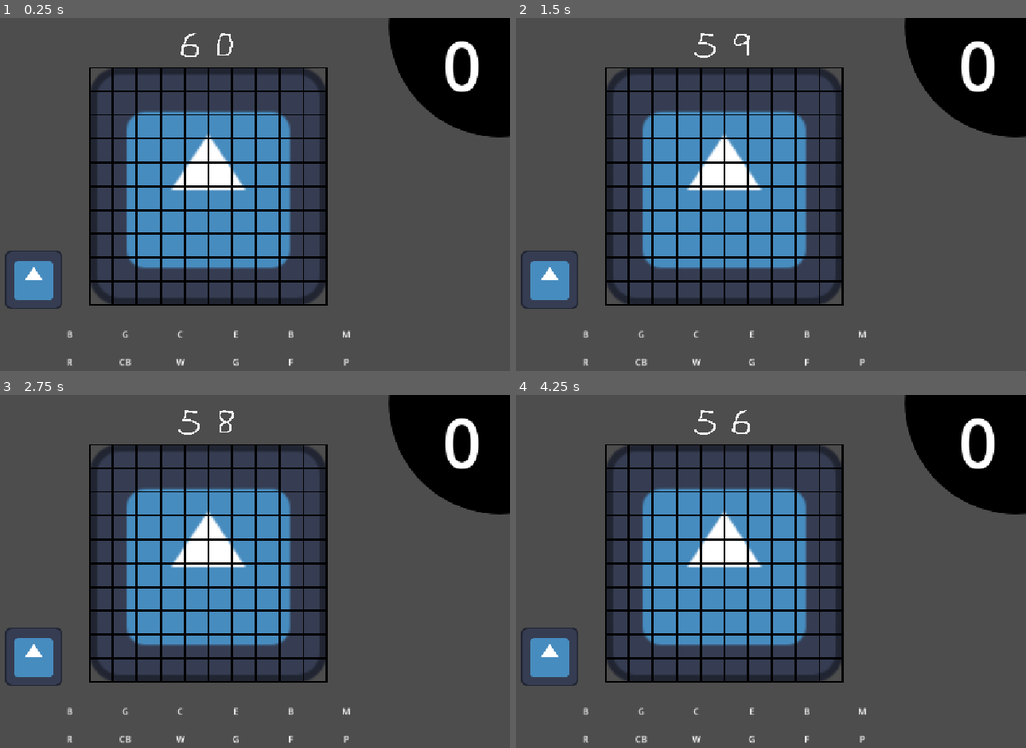
Above: before the commit, frames 1-4 (two rows, left to right).
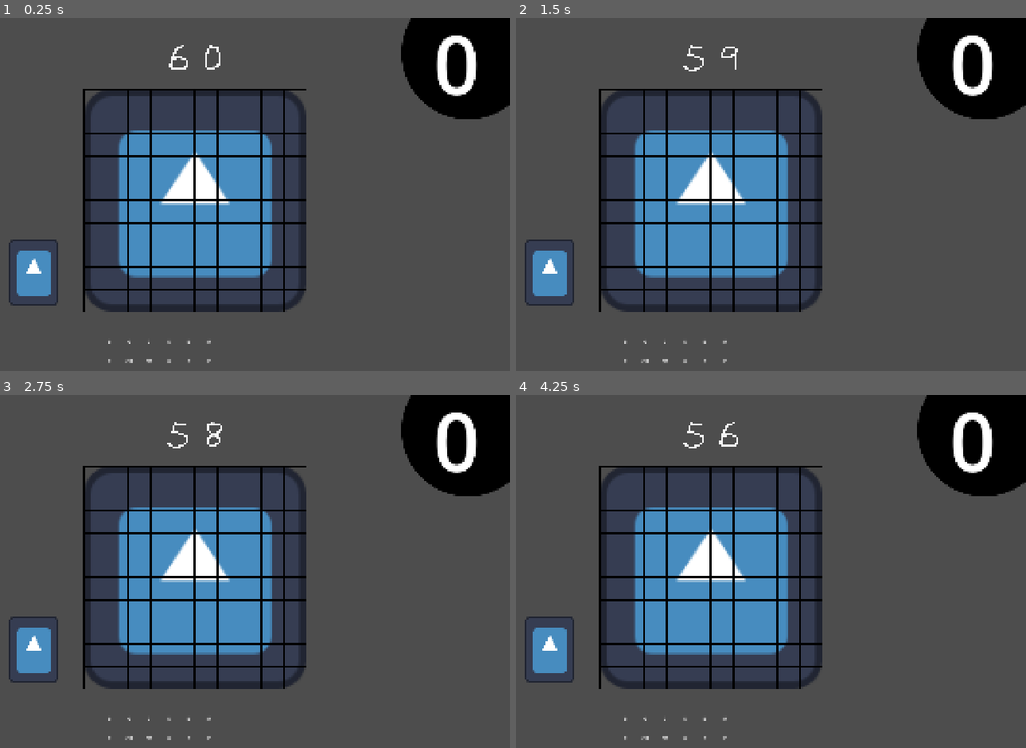
Above: after the commit, the same moments.

Repository: milkeotothemoon/GMTK-26---Boys-at-the-Back
Game: Godot game, scene res://scenes/levels/Level0.tscn
Same seed, same stepped clock (60 frames per second), same inputs: the game is played once before the commit and once after it. This scene is started directly instead of the project's main scene. The engine's default icon, where the game draws it, is replaced by a stand-in: a white triangle on a blue panel in a dark square.
Inputs (mouse positions are in pixels of both pictures, inside the frame that each line leads up to):
- Up to frame 1 (0.25 s): no input
- Up to frame 2 (1.5 s): tap Enter at 0.5 s; drag from (587, 332) to (750, 332) at 0.52 s; drag from (643, 332) to (806, 332) at 1.27 s
- Up to frame 3 (2.75 s): tap Space at 2 s; move the mouse to (178, 709) at 2.02 s; click (178, 709) at 2.17 s
- Up to frame 4 (4.25 s): tap Enter at 2.75 s; drag from (750, 709) to (587, 737) at 2.77 s; tap Space at 3.5 s; drag from (806, 709) to (587, 737) at 3.52 s

The runs differ from the first frame. In frame 1, 21% of the frame differs, in the area x 0-100%, y 0-99%; in frame 2, 21%; in frame 3, 21%; in frame 4, 21%.
Error after the commit: Invalid assignment of property or key 'text' with value of type 'String' on a base object of type 'null instance'. (res://scripts/gameplay/score_hud.gd:26)

Commit message:
layout for each scene properly given layout

Diff:
--- a/project.godot
+++ b/project.godot
@@ -24,6 +24,9 @@
 
 [display]
 
+window/size/viewport_width=1920
+window/size/viewport_height=1080
+window/size/mode=3
 window/stretch/mode="canvas_items"
 window/stretch/aspect="expand"
 
--- a/scenes/gameplay/BuildSpace.tscn
+++ b/scenes/gameplay/BuildSpace.tscn
@@ -8,13 +8,13 @@
 script = ExtResource("1_4f4mk")
 
 [node name="TextureRect" type="TextureRect" parent="." unique_id=1273156104]
-offset_right = 430.0
-offset_bottom = 430.0
+offset_right = 670.0
+offset_bottom = 670.0
 texture = ExtResource("2_2bb0f")
 
 [node name="GridContainer" type="GridContainer" parent="." unique_id=817833220]
-offset_right = 450.0
-offset_bottom = 450.0
+offset_right = 700.0
+offset_bottom = 700.0
 script = ExtResource("2_ky76c")
 
 [node name="PlacedItems" type="Node2D" parent="." unique_id=228289201 groups=["placed_items_container"]]
--- a/scenes/gameplay/Inventory.tscn
+++ b/scenes/gameplay/Inventory.tscn
@@ -15,7 +15,7 @@
 [ext_resource type="PackedScene" uid="uid://c5dnhcimwuo1b" path="res://scenes/items/util/Piston.tscn" id="13_pistonslot"]
 
 [sub_resource type="RectangleShape2D" id="RectangleShape2D_slot"]
-size = Vector2(90, 40)
+size = Vector2(50, 50)
 
 [node name="Inventory" type="Node2D" unique_id=1826844207]
 
@@ -36,9 +36,10 @@
 text = "Balloon"
 horizontal_alignment = 1
 vertical_alignment = 1
+metadata/_edit_use_anchors_ = true
 
 [node name="GongSlot" type="Area2D" parent="." unique_id=1783663871]
-position = Vector2(120, 20)
+position = Vector2(80, 20)
 script = ExtResource("1_slot")
 item_scene = ExtResource("3_gongslot")
 item_label = "Gong"
@@ -54,9 +55,10 @@
 text = "Gong"
 horizontal_alignment = 1
 vertical_alignment = 1
+metadata/_edit_use_anchors_ = true
 
 [node name="ChickenSlot" type="Area2D" parent="." unique_id=746638961]
-position = Vector2(220, 20)
+position = Vector2(140, 20)
 script = ExtResource("1_slot")
 item_scene = ExtResource("4_chickenslot")
 item_label = "Chicken"
@@ -72,9 +74,10 @@
 text = "Chicken"
 horizontal_alignment = 1
 vertical_alignment = 1
+metadata/_edit_use_anchors_ = true
 
 [node name="EngineSlot" type="Area2D" parent="." unique_id=766071034]
-position = Vector2(320, 20)
+position = Vector2(200, 20)
 script = ExtResource("1_slot")
 item_scene = ExtResource("5_engineslot")
 item_label = "Engine"
@@ -90,9 +93,10 @@
 text = "Engine"
 horizontal_alignment = 1
 vertical_alignment = 1
+metadata/_edit_use_anchors_ = true
 
 [node name="BlenderSlot" type="Area2D" parent="." unique_id=1407858912]
-position = Vector2(420, 20)
+position = Vector2(260, 20)
 script = ExtResource("1_slot")
 item_scene = ExtResource("6_blenderslot")
 item_label = "Blender"
@@ -108,9 +112,10 @@
 text = "Blender"
 horizontal_alignment = 1
 vertical_alignment = 1
+metadata/_edit_use_anchors_ = true
 
 [node name="MicrophoneSlot" type="Area2D" parent="." unique_id=763185001]
-position = Vector2(520, 20)
+position = Vector2(320, 20)
 script = ExtResource("1_slot")
 item_scene = ExtResource("7_microphoneslot")
 item_label = "Microphone"
@@ -126,27 +131,29 @@
 text = "Microphone"
 horizontal_alignment = 1
 vertical_alignment = 1
-
-[node name="RepeaterSlot" type="Area2D" parent="." unique_id=1710316631]
-position = Vector2(20, 70)
+metadata/_edit_use_anchors_ = true
+
+[node name="CasetteTapeSlot" type="Area2D" parent="." unique_id=1710316631]
+position = Vector2(20, 80)
 script = ExtResource("1_slot")
 item_scene = ExtResource("8_repeaterslot")
 item_label = "Repeater"
 
-[node name="CollisionShape2D" type="CollisionShape2D" parent="RepeaterSlot" unique_id=1621974004]
-shape = SubResource("RectangleShape2D_slot")
-
-[node name="Label" type="Label" parent="RepeaterSlot" unique_id=808997456]
-offset_left = -45.0
-offset_top = -10.0
-offset_right = 45.0
-offset_bottom = 10.0
-text = "Repeater"
-horizontal_alignment = 1
-vertical_alignment = 1
+[node name="CollisionShape2D" type="CollisionShape2D" parent="CasetteTapeSlot" unique_id=1621974004]
+shape = SubResource("RectangleShape2D_slot")
+
+[node name="Label" type="Label" parent="CasetteTapeSlot" unique_id=808997456]
+offset_left = -45.0
+offset_top = -10.0
+offset_right = 45.0
+offset_bottom = 10.0
+text = "Casette Tape"
+horizontal_alignment = 1
+vertical_alignment = 1
+metadata/_edit_use_anchors_ = true
 
 [node name="ConveyorBeltSlot" type="Area2D" parent="." unique_id=781582942]
-position = Vector2(120, 70)
+position = Vector2(80, 80)
 script = ExtResource("1_slot")
 item_scene = ExtResource("9_conveyorbeltslot")
 item_label = "Conveyor Belt"
@@ -162,9 +169,10 @@
 text = "Conveyor Belt"
 horizontal_alignment = 1
 vertical_alignment = 1
+metadata/_edit_use_anchors_ = true
 
 [node name="WireSlot" type="Area2D" parent="." unique_id=1639591483]
-position = Vector2(220, 70)
+position = Vector2(140, 80)
 script = ExtResource("1_slot")
 item_scene = ExtResource("10_wireslot")
 item_label = "Wire"
@@ -180,9 +188,10 @@
 text = "Wire"
 horizontal_alignment = 1
 vertical_alignment = 1
+metadata/_edit_use_anchors_ = true
 
 [node name="GlueSlot" type="Area2D" parent="." unique_id=2114245709]
-position = Vector2(320, 70)
+position = Vector2(200, 80)
 script = ExtResource("1_slot")
 item_scene = ExtResource("11_glueslot")
 item_label = "Glue"
@@ -198,9 +207,10 @@
 text = "Glue"
 horizontal_alignment = 1
 vertical_alignment = 1
+metadata/_edit_use_anchors_ = true
 
 [node name="FanSlot" type="Area2D" parent="." unique_id=809936773]
-position = Vector2(420, 70)
+position = Vector2(260, 80)
 script = ExtResource("1_slot")
 item_scene = ExtResource("12_fanslot")
 item_label = "Fan"
@@ -216,9 +226,10 @@
 text = "Fan"
 horizontal_alignment = 1
 vertical_alignment = 1
+metadata/_edit_use_anchors_ = true
 
 [node name="PistonSlot" type="Area2D" parent="." unique_id=378960894]
-position = Vector2(520, 70)
+position = Vector2(320, 80)
 script = ExtResource("1_slot")
 item_scene = ExtResource("13_pistonslot")
 item_label = "Piston"
@@ -234,6 +245,7 @@
 text = "Piston"
 horizontal_alignment = 1
 vertical_alignment = 1
+metadata/_edit_use_anchors_ = true
 
 [connection signal="input_event" from="BalloonSlot" to="BalloonSlot" method="_on_input_event"]
 [connection signal="input_event" from="GongSlot" to="GongSlot" method="_on_input_event"]
@@ -241,7 +253,7 @@
 [connection signal="input_event" from="EngineSlot" to="EngineSlot" method="_on_input_event"]
 [connection signal="input_event" from="BlenderSlot" to="BlenderSlot" method="_on_input_event"]
 [connection signal="input_event" from="MicrophoneSlot" to="MicrophoneSlot" method="_on_input_event"]
-[connection signal="input_event" from="RepeaterSlot" to="RepeaterSlot" method="_on_input_event"]
+[connection signal="input_event" from="CasetteTapeSlot" to="CasetteTapeSlot" method="_on_input_event"]
 [connection signal="input_event" from="ConveyorBeltSlot" to="ConveyorBeltSlot" method="_on_input_event"]
 [connection signal="input_event" from="WireSlot" to="WireSlot" method="_on_input_event"]
 [connection signal="input_event" from="GlueSlot" to="GlueSlot" method="_on_input_event"]
--- a/scenes/gameplay/ScoreHUD.tscn
+++ b/scenes/gameplay/ScoreHUD.tscn
@@ -1,48 +1,83 @@
 [gd_scene format=3 uid="uid://b1alhoqjw6dc2"]
 
 [ext_resource type="Script" uid="uid://c5k6mso02i05p" path="res://scripts/gameplay/score_hud.gd" id="1_s550n"]
+[ext_resource type="Texture2D" uid="uid://lgsc2lx363wa" path="res://assets/sprites/star_filled.png" id="2_eg576"]
+[ext_resource type="Texture2D" uid="uid://cw61a3gl3e3l7" path="res://assets/sprites/star_empty.png" id="3_48k26"]
+
+[sub_resource type="LabelSettings" id="LabelSettings_080wy"]
+font_size = 125
+
+[sub_resource type="LabelSettings" id="LabelSettings_dokte"]
+font_size = 94
 
 [node name="ScoreHUD" type="Control" unique_id=926461996]
 layout_mode = 3
 anchors_preset = 0
 script = ExtResource("1_s550n")
 
-[node name="ScoreLabel" type="Label" parent="." unique_id=945635711]
-layout_mode = 0
-offset_right = 40.0
-offset_bottom = 23.0
-
 [node name="ResultPanel" type="Panel" parent="." unique_id=951937745]
 layout_mode = 0
-offset_right = 40.0
-offset_bottom = 40.0
+offset_left = -2.0
+offset_top = 3.0
+offset_right = 1928.0
+offset_bottom = 1081.0
+
+[node name="ScoreLabel" type="Label" parent="ResultPanel" unique_id=945635711]
+layout_mode = 0
+offset_left = 151.0
+offset_top = 278.0
+offset_right = 597.0
+offset_bottom = 536.0
+text = "123123"
+label_settings = SubResource("LabelSettings_080wy")
+horizontal_alignment = 1
+vertical_alignment = 1
 
 [node name="ResultLabel" type="Label" parent="ResultPanel" unique_id=1893057800]
+custom_minimum_size = Vector2(100, 100)
 layout_mode = 0
-offset_right = 40.0
-offset_bottom = 23.0
+offset_left = 68.0
+offset_top = 490.0
+offset_right = 687.0
+offset_bottom = 751.0
+text = "yehey or womp womp"
+label_settings = SubResource("LabelSettings_dokte")
+horizontal_alignment = 1
+vertical_alignment = 1
+autowrap_mode = 2
 
-[node name="HBoxContainer" type="HBoxContainer" parent="ResultPanel" unique_id=404116662]
+[node name="StarsDisplay" type="HBoxContainer" parent="ResultPanel" unique_id=404116662]
 layout_mode = 0
-offset_right = 40.0
-offset_bottom = 40.0
+offset_left = 85.76
+offset_top = 60.245
+offset_right = 702.76
+offset_bottom = 260.24484
 
-[node name="Star1" type="TextureRect" parent="ResultPanel/HBoxContainer" unique_id=2079227812]
+[node name="Star1" type="TextureRect" parent="ResultPanel/StarsDisplay" unique_id=2079227812]
 layout_mode = 2
+texture = ExtResource("2_eg576")
+expand_mode = 2
 
-[node name="Star2" type="TextureRect" parent="ResultPanel/HBoxContainer" unique_id=744681865]
+[node name="Star2" type="TextureRect" parent="ResultPanel/StarsDisplay" unique_id=744681865]
 layout_mode = 2
+texture = ExtResource("2_eg576")
+expand_mode = 2
 
-[node name="Star3" type="TextureRect" parent="ResultPanel/HBoxContainer" unique_id=339753283]
+[node name="Star3" type="TextureRect" parent="ResultPanel/StarsDisplay" unique_id=339753283]
 layout_mode = 2
+texture = ExtResource("3_48k26")
+expand_mode = 2
 
 [node name="PrimaryButton" type="Button" parent="ResultPanel" unique_id=733201284]
 layout_mode = 0
-offset_top = 2.0
-offset_right = 8.0
-offset_bottom = 10.0
+offset_left = 33.0
+offset_top = 849.0
+offset_right = 324.0
+offset_bottom = 996.0
 
 [node name="SecondaryButton" type="Button" parent="ResultPanel" unique_id=162518020]
 layout_mode = 0
-offset_right = 8.0
-offset_bottom = 8.0
+offset_left = 417.0
+offset_top = 826.0
+offset_right = 731.0
+offset_bottom = 1003.0
--- a/scenes/levels/Level0.tscn
+++ b/scenes/levels/Level0.tscn
@@ -4,6 +4,8 @@
 [ext_resource type="PackedScene" uid="uid://dj4pr3ftuubh4" path="res://scenes/gameplay/BuildSpace.tscn" id="1_xh834"]
 [ext_resource type="PackedScene" uid="uid://cy7pfol0uoa7d" path="res://scenes/gameplay/Inventory.tscn" id="2_inventory"]
 [ext_resource type="PackedScene" uid="uid://cj7fvg2qu47rt" path="res://scenes/player/Player.tscn" id="3_player"]
+[ext_resource type="PackedScene" uid="uid://roujawpulhr7" path="res://scenes/gameplay/RunPhaseController.tscn" id="5_in5bs"]
+[ext_resource type="PackedScene" uid="uid://b1alhoqjw6dc2" path="res://scenes/gameplay/ScoreHUD.tscn" id="6_in5bs"]
 
 [sub_resource type="StyleBoxFlat" id="StyleBoxFlat_75xeh"]
 bg_color = Color(0, 0, 0, 1)
@@ -14,55 +16,84 @@
 corner_detail = 20
 
 [sub_resource type="LabelSettings" id="LabelSettings_75xeh"]
-font_size = 123
+font_size = 244
+
+[sub_resource type="GDScript" id="GDScript_rbe81"]
+script/source = "extends Node2D
+
+
+# Called when the node enters the scene tree for the first time.
+func _ready() -> void:
+	pass # Replace with function body.
+
+
+# Called every frame. 'delta' is the elapsed time since the previous frame.
+func _process(delta: float) -> void:
+	pass
+
+
+func _on_level_0_build_locked() -> void:
+	pass # Replace with function body.
+
+
+func start_run() -> void:
+	pass # Replace with function body.
+"
 
 [node name="Level0" type="Node2D" unique_id=250843063]
 script = ExtResource("1_qcr8a")
 
 [node name="Inventory" parent="." unique_id=653123002 instance=ExtResource("2_inventory")]
-position = Vector2(336, 550)
+position = Vector2(692, 952.42)
 
 [node name="BuildSpace" parent="." unique_id=1416657170 instance=ExtResource("1_xh834")]
-position = Vector2(391, 89)
+position = Vector2(635, 214)
 
 [node name="Player" parent="." unique_id=1845645343 instance=ExtResource("3_player")]
-position = Vector2(290, 473)
+position = Vector2(461, 816)
 
 [node name="Timer" type="Timer" parent="." unique_id=846573383]
 
 [node name="TimerDisplay" type="HBoxContainer" parent="." unique_id=787711431]
-offset_left = 542.0
-offset_top = 10.0
-offset_right = 666.0
-offset_bottom = 91.0
+offset_left = 869.0
+offset_top = 40.0
+offset_right = 1073.0
+offset_bottom = 205.0
 
 [node name="DigitSec1" type="TextureRect" parent="TimerDisplay" unique_id=225946883]
-custom_minimum_size = Vector2(60, 60)
+custom_minimum_size = Vector2(100, 100)
 layout_mode = 2
 expand_mode = 1
 stretch_mode = 5
 
 [node name="DigitSec0" type="TextureRect" parent="TimerDisplay" unique_id=1190959607]
-custom_minimum_size = Vector2(60, 60)
+custom_minimum_size = Vector2(100, 100)
 layout_mode = 2
 expand_mode = 1
 stretch_mode = 5
 
 [node name="Panel" type="Panel" parent="." unique_id=2058796264]
-offset_left = 933.0
-offset_top = -185.0
-offset_right = 1333.0
-offset_bottom = 215.0
+offset_left = 1593.0
+offset_top = -94.0
+offset_right = 1993.0
+offset_bottom = 306.0
 size_flags_stretch_ratio = 0.0
 theme_override_styles/panel = SubResource("StyleBoxFlat_75xeh")
 
 [node name="LevelLabel" type="Label" parent="Panel" unique_id=1346164908]
 layout_mode = 0
-offset_left = 53.0
-offset_top = 185.0
-offset_right = 212.0
-offset_bottom = 354.0
+offset_left = 47.0
+offset_top = 64.0
+offset_right = 286.0
+offset_bottom = 397.0
 text = "#"
 label_settings = SubResource("LabelSettings_75xeh")
 horizontal_alignment = 1
 vertical_alignment = 1
+
+[node name="RunPhaseController" parent="." unique_id=832782929 instance=ExtResource("5_in5bs")]
+script = SubResource("GDScript_rbe81")
+
+[node name="ScoreHUD" parent="." unique_id=926461996 instance=ExtResource("6_in5bs")]
+
+[connection signal="build_locked" from="." to="RunPhaseController" method="start_run"]
--- a/scenes/main/Credits.tscn
+++ b/scenes/main/Credits.tscn
@@ -1,18 +1,38 @@
 [gd_scene format=3 uid="uid://2bgpovq2pqda"]
 
 [ext_resource type="Script" uid="uid://cx4m5gq36hn" path="res://scripts/main/credits.gd" id="1_4lkuw"]
+
+[sub_resource type="LabelSettings" id="LabelSettings_4lkuw"]
+font_size = 133
 
 [node name="Credits" type="Node2D" unique_id=926278047]
 script = ExtResource("1_4lkuw")
 
 [node name="TextureRect" type="TextureRect" parent="." unique_id=290900540]
+custom_minimum_size = Vector2(1920, 1080)
 offset_right = 40.0
 offset_bottom = 40.0
 
 [node name="ThankYouLabel" type="Label" parent="." unique_id=1918821319]
-offset_right = 40.0
-offset_bottom = 23.0
+custom_minimum_size = Vector2(1920, 800)
+offset_top = 22.0
+offset_right = 1920.0
+offset_bottom = 822.0
+text = "Credits:
+1 and 2
+3 and 4
+5 and 6"
+label_settings = SubResource("LabelSettings_4lkuw")
+horizontal_alignment = 1
+vertical_alignment = 1
+autowrap_mode = 3
 
 [node name="BackButton" type="Button" parent="." unique_id=1084523543]
-offset_right = 8.0
-offset_bottom = 8.0
+offset_left = 146.0
+offset_top = 866.0
+offset_right = 555.0
+offset_bottom = 989.0
+theme_override_font_sizes/font_size = 61
+text = "Go Back Ahh"
+
+[connection signal="pressed" from="BackButton" to="." method="_on_back_button_pressed"]
--- a/scenes/main/Home.tscn
+++ b/scenes/main/Home.tscn
@@ -2,17 +2,62 @@
 
 [ext_resource type="Script" uid="uid://cjrjx03gbaf8" path="res://scripts/main/home.gd" id="1_cy2mo"]
 
-[node name="Home" type="Node2D" unique_id=1737477331]
+[node name="Home" type="Control" unique_id=1769644235]
+layout_mode = 3
+anchors_preset = 8
+anchor_left = 0.5
+anchor_top = 0.5
+anchor_right = 0.5
+anchor_bottom = 0.5
+grow_horizontal = 2
+grow_vertical = 2
 script = ExtResource("1_cy2mo")
 
-[node name="TextureRect" type="TextureRect" parent="." unique_id=2037008419]
-offset_right = 40.0
-offset_bottom = 40.0
+[node name="Background" type="TextureRect" parent="." unique_id=2037008419]
+layout_mode = 1
+anchors_preset = 8
+anchor_left = 0.5
+anchor_top = 0.5
+anchor_right = 0.5
+anchor_bottom = 0.5
+offset_left = -960.0
+offset_top = -540.0
+offset_right = 960.0
+offset_bottom = 540.0
+grow_horizontal = 2
+grow_vertical = 2
+size_flags_horizontal = 4
+expand_mode = 3
+stretch_mode = 3
 
-[node name="PlayButton" type="Button" parent="." unique_id=2082602768]
-offset_right = 8.0
-offset_bottom = 8.0
+[node name="VBoxContainer" type="VBoxContainer" parent="." unique_id=267979232]
+layout_mode = 1
+anchors_preset = 8
+anchor_left = 0.5
+anchor_top = 0.5
+anchor_right = 0.5
+anchor_bottom = 0.5
+offset_left = -783.0
+offset_top = 43.0
+offset_right = -168.0
+offset_bottom = 452.0
+grow_horizontal = 2
+grow_vertical = 2
+theme_override_constants/separation = 60
+alignment = 1
 
-[node name="CreditsButton" type="Button" parent="." unique_id=1954136728]
-offset_right = 8.0
-offset_bottom = 8.0
+[node name="PlayButton" type="Button" parent="VBoxContainer" unique_id=2082602768]
+custom_minimum_size = Vector2(160, 150)
+layout_mode = 2
+theme_override_font_sizes/font_size = 80
+text = "PLAY"
+
+[node name="CreditsButton" type="Button" parent="VBoxContainer" unique_id=1954136728]
+custom_minimum_size = Vector2(160, 150)
+layout_mode = 2
+theme_override_font_sizes/font_size = 80
+text = "CREDITS"
+
+[connection signal="pressed" from="VBoxContainer/PlayButton" to="." method="_on_play_button_pressed"]
+
+[connection signal="pressed" from="VBoxContainer/CreditsButton" to="." method="_on_credits_button_pressed"]
--- a/scenes/main/Intro.tscn
+++ b/scenes/main/Intro.tscn
@@ -5,4 +5,8 @@
 [node name="Intro" type="Node2D" unique_id=27169360]
 script = ExtResource("1_ehhfn")
 
-[node name="AnimationPlayer" type="AnimationPlayer" parent="." unique_id=2043938016]
+[node name="VideoPlayer" type="VideoStreamPlayer" parent="." unique_id=13295926]
+offset_right = 1920.0
+offset_bottom = 1080.0
+autoplay = true
+expand = true
--- a/scenes/main/LevelSelection.tscn
+++ b/scenes/main/LevelSelection.tscn
@@ -6,29 +6,53 @@
 script = ExtResource("1_080wy")
 
 [node name="TextureRect" type="TextureRect" parent="." unique_id=138806955]
-offset_right = 40.0
-offset_bottom = 40.0
+custom_minimum_size = Vector2(1920, 1080)
+offset_right = 1920.0
+offset_bottom = 1080.0
 
 [node name="Level0Button" type="Button" parent="." unique_id=731248022]
-offset_right = 8.0
-offset_bottom = 8.0
+offset_left = 844.0
+offset_top = 168.0
+offset_right = 1150.2949
+offset_bottom = 357.0
+theme_override_font_sizes/font_size = 100
+text = "0"
 
 [node name="Level1Button" type="Button" parent="." unique_id=47895419]
-offset_right = 8.0
-offset_bottom = 8.0
+offset_left = 542.0
+offset_top = 487.0
+offset_right = 700.295
+offset_bottom = 616.0
+theme_override_font_sizes/font_size = 100
+text = "1"
 
 [node name="Level2Button" type="Button" parent="." unique_id=573031662]
-offset_right = 8.0
-offset_bottom = 8.0
+offset_left = 1198.0
+offset_top = 547.0
+offset_right = 1653.2949
+offset_bottom = 904.0
+theme_override_font_sizes/font_size = 100
+text = "2"
 
 [node name="Level3Button" type="Button" parent="." unique_id=1395010402]
-offset_right = 8.0
-offset_bottom = 8.0
+offset_left = 156.0
+offset_top = 773.0
+offset_right = 397.29498
+offset_bottom = 949.0
+theme_override_font_sizes/font_size = 100
+text = "3"
 
 [node name="Level4Button" type="Button" parent="." unique_id=1245289366]
-offset_right = 8.0
-offset_bottom = 8.0
+offset_left = 67.705
+offset_right = 264.0
+offset_bottom = 334.0
+theme_override_font_sizes/font_size = 100
+text = "4"
 
 [node name="Level5Button" type="Button" parent="." unique_id=116088372]
-offset_right = 8.0
-offset_bottom = 8.0
+offset_left = 1316.0
+offset_top = 108.0
+offset_right = 1756.2949
+offset_bottom = 269.0
+theme_override_font_sizes/font_size = 100
+text = "5"
--- a/scenes/player/Player.tscn
+++ b/scenes/player/Player.tscn
@@ -15,16 +15,17 @@
 }]
 
 [sub_resource type="CapsuleShape2D" id="CapsuleShape2D_o8nba"]
-radius = 46.0
-height = 98.0
+radius = 76.0
+height = 204.0
 
 [node name="Player" type="CharacterBody2D" unique_id=1845645343]
 script = ExtResource("1_gfjak")
 
 [node name="AnimatedSprite2D" type="AnimatedSprite2D" parent="." unique_id=1675163017]
-scale = Vector2(0.8125, 0.83984375)
+position = Vector2(22.5, -49.125004)
+scale = Vector2(1.1640625, 1.6074219)
 sprite_frames = SubResource("SpriteFrames_75xeh")
 
 [node name="CollisionShape2D" type="CollisionShape2D" parent="." unique_id=1309464553]
-position = Vector2(-1, -1)
+position = Vector2(24, -54)
 shape = SubResource("CapsuleShape2D_o8nba")
--- a/scripts/autoload/BuildSpace.gd
+++ b/scripts/autoload/BuildSpace.gd
@@ -1,6 +1,6 @@
 extends Node2D
 
-const CELL_SIZE := 43
+const CELL_SIZE := 67
 const GRID_WIDTH := 10
 const GRID_HEIGHT := 10
 
--- a/scripts/gameplay/run_phase.gd
+++ b/scripts/gameplay/run_phase.gd
@@ -1,11 +1,49 @@
 extends Node
 
+var _active_sound_items: Array[SoundItem] = []
+var _run_started: bool = false
+var _placed_items: Node = null
 
-# Called when the node enters the scene tree for the first time.
-func _ready() -> void:
-	pass # Replace with function body.
+func start_run() -> void:
+	if _run_started:
+		return
+	_run_started = true
+	AudioManager.reset()
 
+	_placed_items = get_tree().get_first_node_in_group("placed_items_container")
+	if _placed_items == null:
+		_finish_run()
+		return
 
-# Called every frame. 'delta' is the elapsed time since the previous frame.
-func _process(delta: float) -> void:
-	pass
+	_active_sound_items.clear()
+	for child in _placed_items.get_children():
+		if child is SoundItem:
+			_active_sound_items.append(child)
+			child.sound_finished.connect(_on_sound_finished.bind(child))
+
+	if _active_sound_items.is_empty():
+		_finish_run()
+		return
+
+	for item in _active_sound_items:
+		_trigger_sound_item(item)
+
+func _trigger_sound_item(item: SoundItem) -> void:
+	var mult := 1.0
+	for sibling in _placed_items.get_children():
+		if sibling is ModifierItem and sibling.attached_to == item:
+			mult *= 1.5
+	AudioManager.combo_multiplier = mult
+	AudioManager.add_decibels(item.decibel_value)
+	item.trigger()
+
+func _on_sound_finished(item: SoundItem) -> void:
+	_active_sound_items.erase(item)
+	if _active_sound_items.is_empty():
+		_finish_run()
+
+func _finish_run() -> void:
+	var star_count := ScoringSystem.calculate_stars(AudioManager.decibel_total, LevelData.active_config)
+	var score_hud := get_tree().get_first_node_in_group("score_hud")
+	if score_hud:
+		score_hud.show_result(star_count)
--- a/scripts/gameplay/score_hud.gd
+++ b/scripts/gameplay/score_hud.gd
@@ -23,7 +23,7 @@
 
 func _process(_delta: float) -> void:
 	if not result_panel.visible:
-		score_label.text = "%.0f dB" % AudioManager.current_decibels
+		score_label.text = "%.0f dB" % AudioManager.decibel_total
 
 func show_result(star_count: int) -> void:
 	_star_count = star_count
--- /dev/null
+++ b/scripts/gameplay/scoring.gd
@@ -0,0 +1,10 @@
+extends Node
+class_name ScoringSystem
+
+static func calculate_stars(total_decibels: float, config: LevelConfig) -> int:
+	if config == null or total_decibels < config.star1_threshold_db:
+		return 0
+	if total_decibels >= config.star3_threshold_db:
+		return 3
+	var midpoint := (config.star1_threshold_db + config.star3_threshold_db) / 2.0
+	return 2 if total_decibels >= midpoint else 1
--- a/scripts/items/base_item.gd
+++ b/scripts/items/base_item.gd
@@ -32,6 +32,10 @@
 		if view:
 			view.clear_highlight()
 
+func _on_input_event(_viewport: Node, event: InputEvent, _shape_idx: int) -> void:
+	if is_placed and event is InputEventMouseButton and event.pressed and event.button_index == MOUSE_BUTTON_RIGHT:
+		queue_free()
+
 func _try_drop() -> void:
 	var cell := BuildSpace.world_to_grid(position)
 	if BuildSpace.is_valid_cell(cell):
--- a/scripts/main/home.gd
+++ b/scripts/main/home.gd
@@ -1,7 +1,7 @@
-extends Node2D
+extends Control
 
 func _on_play_button_pressed() -> void:
-	get_tree().change_scene_to_file("res://scenes/main/LevelSelection.tscn")
+	get_tree().change_scene_to_file.call_deferred("res://scenes/main/LevelSelection.tscn")
 
 func _on_credits_button_pressed() -> void:
-	get_tree().change_scene_to_file("res://scenes/main/Credits.tscn")
+	get_tree().change_scene_to_file.call_deferred("res://scenes/main/Credits.tscn")
--- a/scripts/main/intro.gd
+++ b/scripts/main/intro.gd
@@ -1,5 +1,13 @@
 extends Node2D
+
+@onready var video_player: VideoStreamPlayer = $VideoPlayer
+
+func _ready() -> void:
+	video_player.finished.connect(_go_to_home)
 
 func _unhandled_input(event: InputEvent) -> void:
 	if event is InputEventMouseButton and event.pressed:
-		get_tree().change_scene_to_file("res://scenes/main/Home.tscn")
+		_go_to_home()
+
+func _go_to_home() -> void:
+	get_tree().change_scene_to_file.call_deferred("res://scenes/main/Home.tscn")
--- a/scripts/main/main.gd
+++ b/scripts/main/main.gd
@@ -1,4 +1,7 @@
 extends Node2D
 
 func _ready() -> void:
+	call_deferred("_go_to_intro")
+
+func _go_to_intro() -> void:
 	get_tree().change_scene_to_file("res://scenes/main/Intro.tscn")
Not shown, added: scripts/gameplay/scoring.gd.uid
